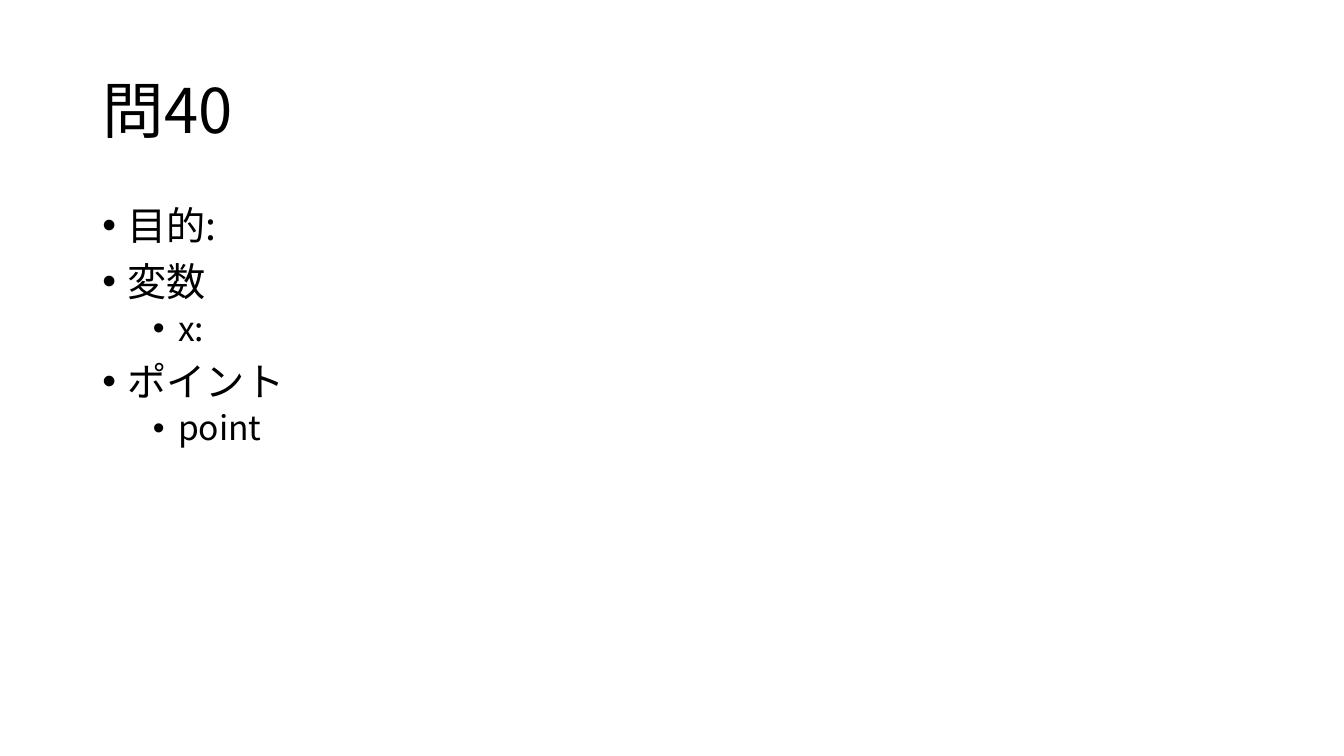
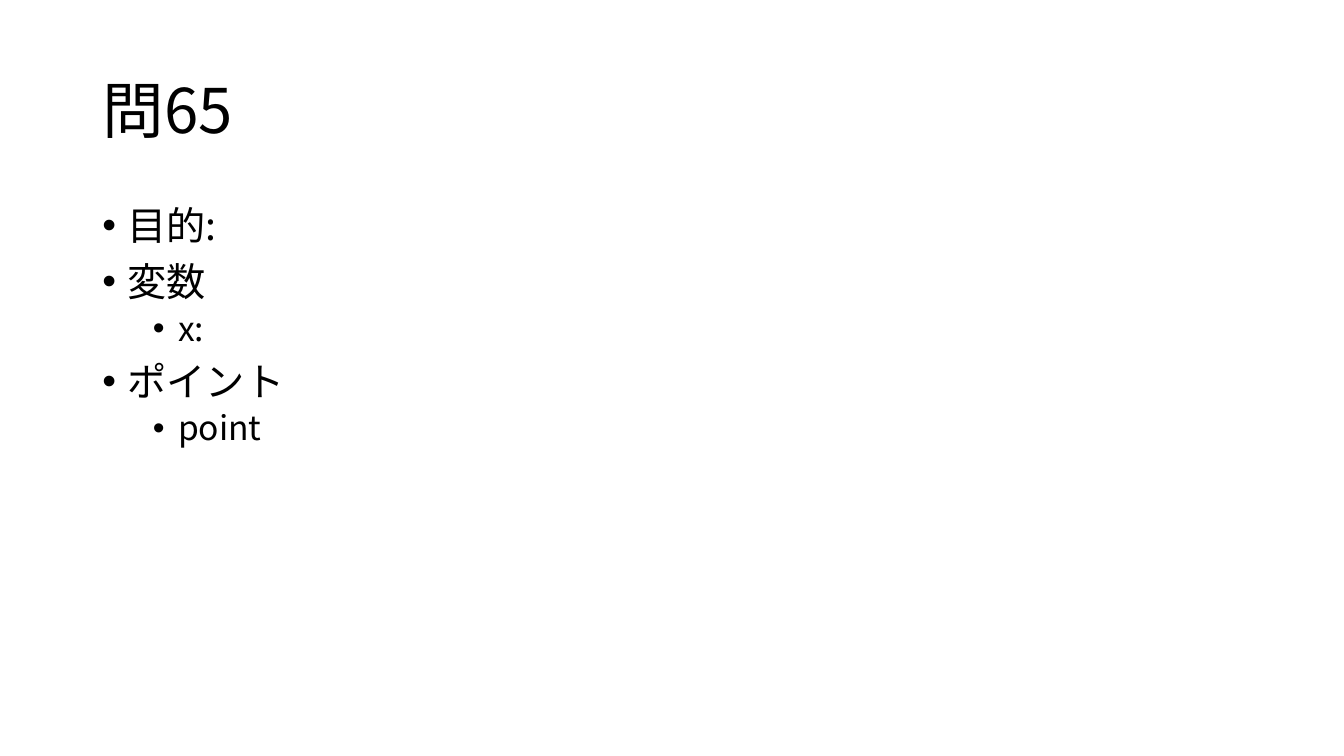
Before and after one commit to osamu377/FromZero, a slide deck: slide 7 of 問題集/問61-65.pptx (slide 6 before the commit). Drawn at 1344x756 pixels with LibreOffice and Linux fonts; fonts in the diff are those of the drawing. Boxes give left, top, right and bottom in pixels: in the first picture for what was removed or moved away, otherwise in the second. Text is boxed around its words. In the diff, an @@ line names an element or a change of style, - is before the commit and + after.

```diff
--- a/問題集/問61-65.pptx
+++ b/問題集/問61-65.pptx
@@ title at (102, 84, 232, 138): text changed @@
-問40
+問65
```
Also in this commit, not shown: 4 other slides changed, 2 slides added, 1 slide removed, 7 other files.
